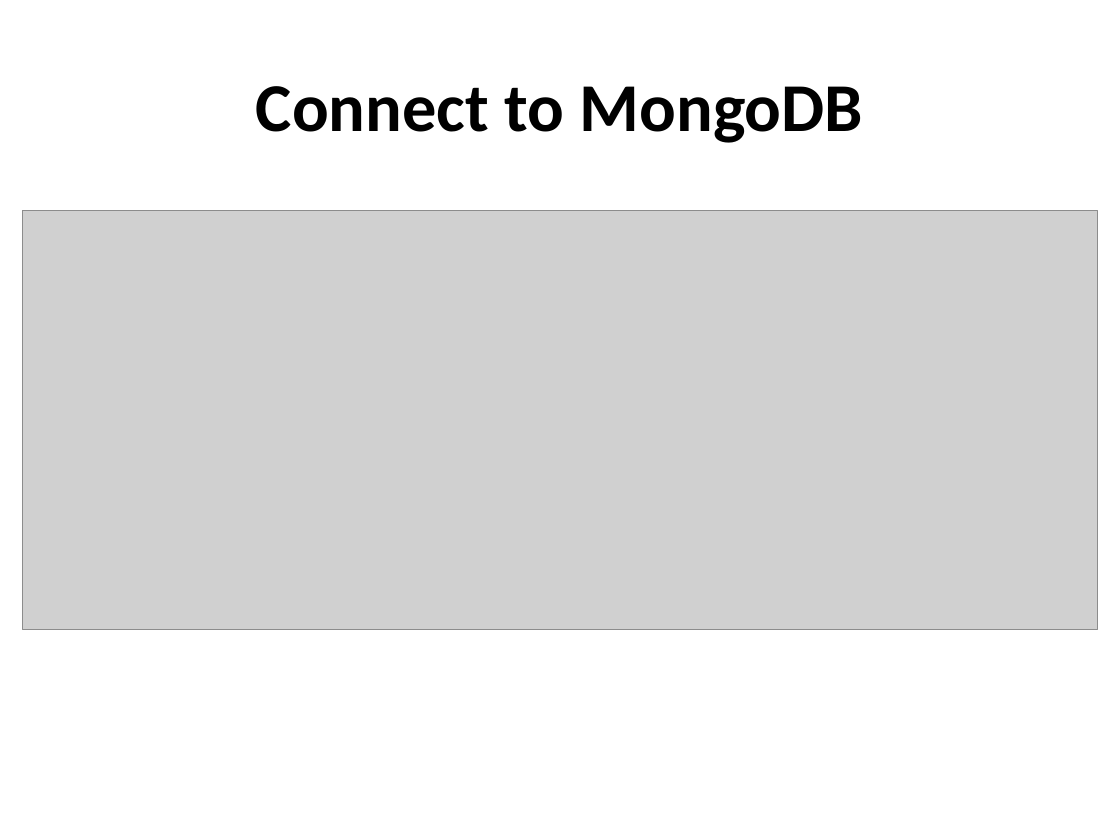
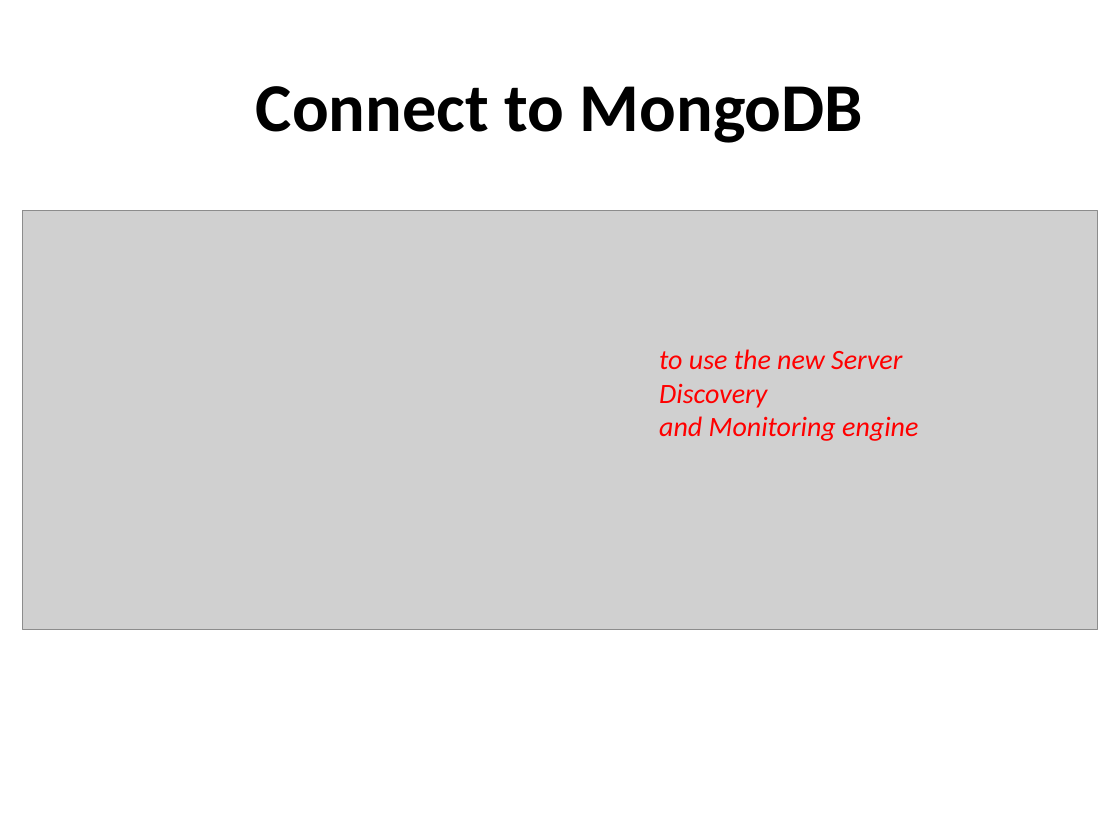
Before and after one commit to PadmavathyNarayanan/SJEC-MongoDB, a slide deck: slide 8 of Node/NodeProjectSteps.pptx. Drawn at 1120x840 pixels with LibreOffice and Linux fonts; fonts in the diff are those of the drawing; grey boxes stand for pictures. Boxes give left, top, right and bottom in pixels: in the first picture for what was removed or moved away, otherwise in the second. Text is boxed around its words. In the diff, an @@ line names an element or a change of style, - is before the commit and + after.

```diff
--- a/Node/NodeProjectSteps.pptx
+++ b/Node/NodeProjectSteps.pptx
@@ text added at (x1=659, y1=349, x2=918, y2=441), 18 pt, text #FF0000, italic @@
+to use the new Server Discovery
+and Monitoring engine
```
Also in this commit, not shown: 1 other slide changed.
